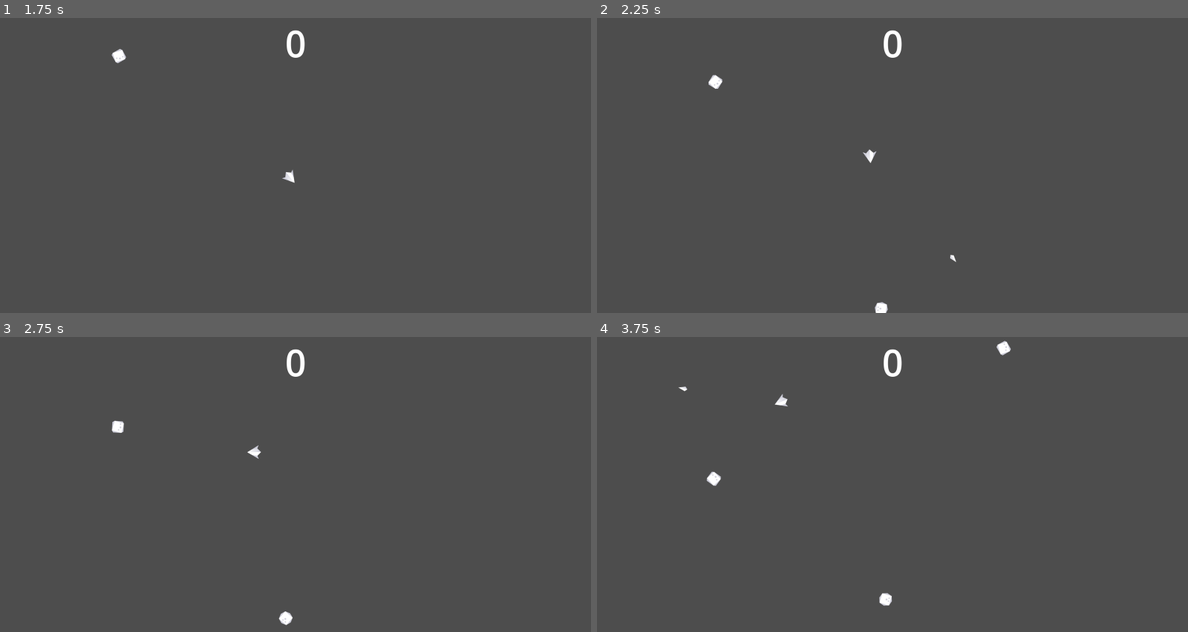
Above: before the commit, frames 1-4 (two rows, left to right).
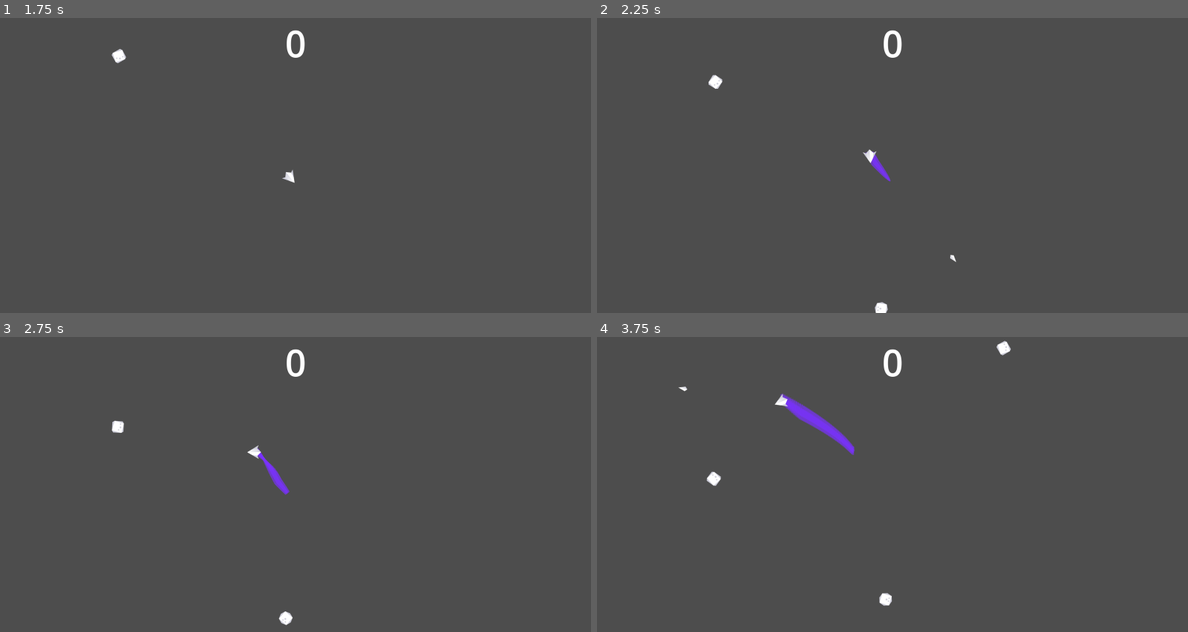
Above: after the commit, the same moments.

Repository: scytail/Asteroids
Game: Godot game, scene res://Scenes/main.tscn
The game is run twice, just before and just after one commit, with the same random seed, the same clock (stepped at 60 frames per second) and the same inputs.
Inputs:
- Up to frame 1 (1.75 s): tap Enter at 0.5 s; hold D (rotate_right) 0.53-1.28 s; hold Space (shoot) 0.53-1.28 s; hold S (move_backward) from 1.28 s (still down); tap Space (shoot) at 1.35 s
- Up to frame 2 (2.25 s): release S (move_backward) at 2.03 s; hold D (rotate_right) from 2.03 s (still down); hold Space (shoot) from 2.03 s (still down)
- Up to frame 3 (2.75 s): keep holding D (rotate_right); keep holding Space (shoot)
- Up to frame 4 (3.75 s): release D (rotate_right) at 2.78 s; release Space (shoot) at 2.78 s; hold W (move_forward) 2.78-3.53 s; tap Space (shoot) at 2.85 s; hold A (rotate_left) from 3.53 s (still down); hold Space (shoot) from 3.53 s (still down)

Frame 1 is identical in both runs. In frame 2, 0.1% of the frame differs, in the area x 45-50%, y 45-56%; in frame 3, 0.2%; in frame 4, 0.6%, in the area x 31-44%, y 19-40%.

Commit message:
first version of a ship trail

Diff:
--- a/Scenes/player.tscn
+++ b/Scenes/player.tscn
@@ -1,8 +1,9 @@
-[gd_scene load_steps=5 format=3 uid="uid://cmt850puws3s5"]
+[gd_scene load_steps=6 format=3 uid="uid://cmt850puws3s5"]
 
 [ext_resource type="Script" path="res://Scripts/player.gd" id="1_bwcwo"]
 [ext_resource type="Texture2D" uid="uid://bmcdixfo0dckl" path="res://Images/kenney_simple-space/simpleSpace_tilesheet.png" id="2_8jh06"]
 [ext_resource type="PackedScene" uid="uid://bt3xhfsk3hlxs" path="res://Scenes/bullet.tscn" id="2_sq3wq"]
+[ext_resource type="PackedScene" uid="uid://m3ne8424vswe" path="res://Scenes/player_trail.tscn" id="3_g6n0x"]
 
 [sub_resource type="PhysicsMaterial" id="PhysicsMaterial_8fnmd"]
 absorbent = true
@@ -15,6 +16,7 @@
 linear_damp = 0.1
 script = ExtResource("1_bwcwo")
 bullet_scene = ExtResource("2_sq3wq")
+engine_trail_scene = ExtResource("3_g6n0x")
 metadata/_edit_group_ = true
 
 [node name="Sprite2D" type="Sprite2D" parent="."]
@@ -27,3 +29,6 @@
 
 [node name="BulletSpawnLocation" type="Node2D" parent="."]
 position = Vector2(0, -48)
+
+[node name="TrailSpawnLocation" type="Node2D" parent="."]
+position = Vector2(0, 12)
--- /dev/null
+++ b/Scenes/player_trail.tscn
@@ -0,0 +1,15 @@
+[gd_scene load_steps=3 format=3 uid="uid://m3ne8424vswe"]
+
+[ext_resource type="Texture2D" uid="uid://bmcdixfo0dckl" path="res://Images/kenney_simple-space/simpleSpace_tilesheet.png" id="1_8lfie"]
+[ext_resource type="Script" path="res://Scripts/player_trail.gd" id="2_hn56m"]
+
+[node name="PlayerTrail" type="Sprite2D"]
+z_index = -1
+texture = ExtResource("1_8lfie")
+region_enabled = true
+region_rect = Rect2(384, 320, 64, 8)
+script = ExtResource("2_hn56m")
+
+[node name="DespawnTimer" type="Timer" parent="."]
+
+[connection signal="timeout" from="DespawnTimer" to="." method="_on_despawn_timer_timeout"]
--- a/Scripts/interactive_entity.gd
+++ b/Scripts/interactive_entity.gd
@@ -7,6 +7,7 @@
 
 func _ready():
 	screen_size = get_viewport_rect().size
+
 
 func _integrate_forces(state):
 	_check_boundary_collision(state)
@@ -22,5 +23,6 @@
 	elif position.y > screen_size.y:
 		state.transform.origin.y = 0
 
+
 func take_damage():
 	queue_free()
--- a/Scripts/player.gd
+++ b/Scripts/player.gd
@@ -5,7 +5,7 @@
 @export var max_velocity = 1000
 
 @export var bullet_scene: PackedScene
-
+@export var engine_trail_scene: PackedScene
 
 func _ready():
 	super._ready()
@@ -16,6 +16,7 @@
 	_push_ship(state)
 	_rotate_ship(state)
 	_set_max_speed(state)
+	_set_motion_trail(state.linear_velocity)
 
 
 func _unhandled_key_input(event):
@@ -58,6 +59,17 @@
 	state.linear_velocity.y = clamp(state.linear_velocity.y, -max_velocity, max_velocity)
 
 
+func _set_motion_trail(current_velocity: Vector2):
+	var speed = abs(current_velocity.x + current_velocity.y)
+	var speed_ratio = speed/(max_velocity*2)
+
+	var trail = engine_trail_scene.instantiate()
+	trail.position = $TrailSpawnLocation.global_position
+	trail.rotation = rotation
+	trail.scale = Vector2(speed_ratio*6,speed_ratio*6)
+	add_sibling(trail)
+
+
 func take_damage():
 	super.take_damage()
 	get_tree().get_current_scene().game_over()
--- /dev/null
+++ b/Scripts/player_trail.gd
@@ -0,0 +1,9 @@
+extends Sprite2D
+
+
+func _ready():
+	$DespawnTimer.start()
+
+
+func _on_despawn_timer_timeout():
+	queue_free()
